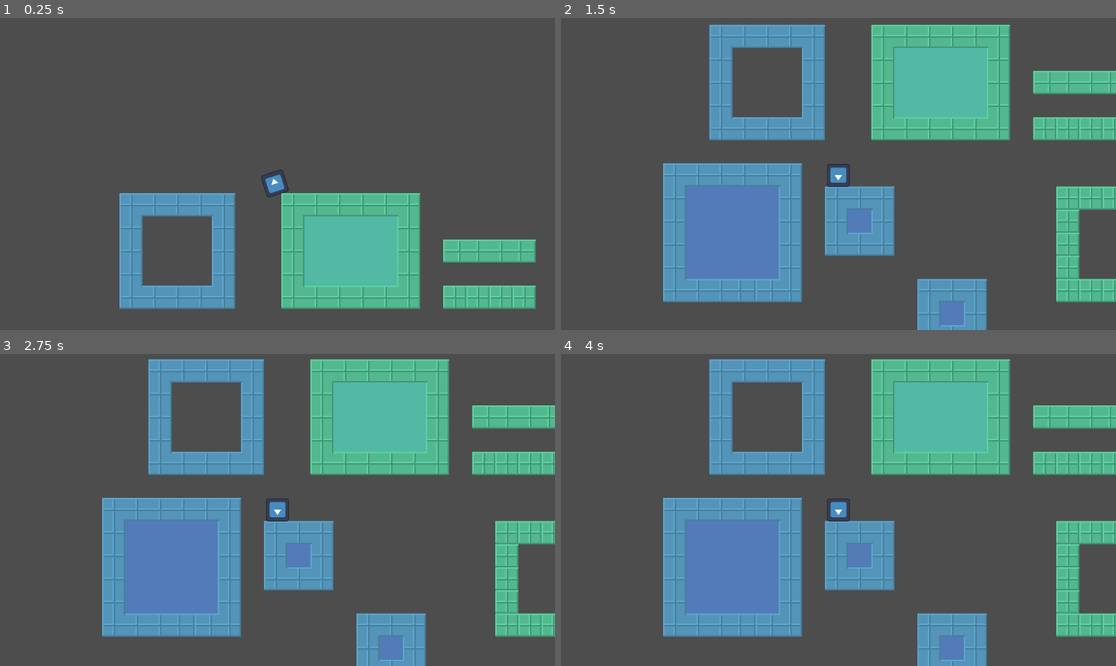
Above: before the commit, frames 1-4 (two rows, left to right).
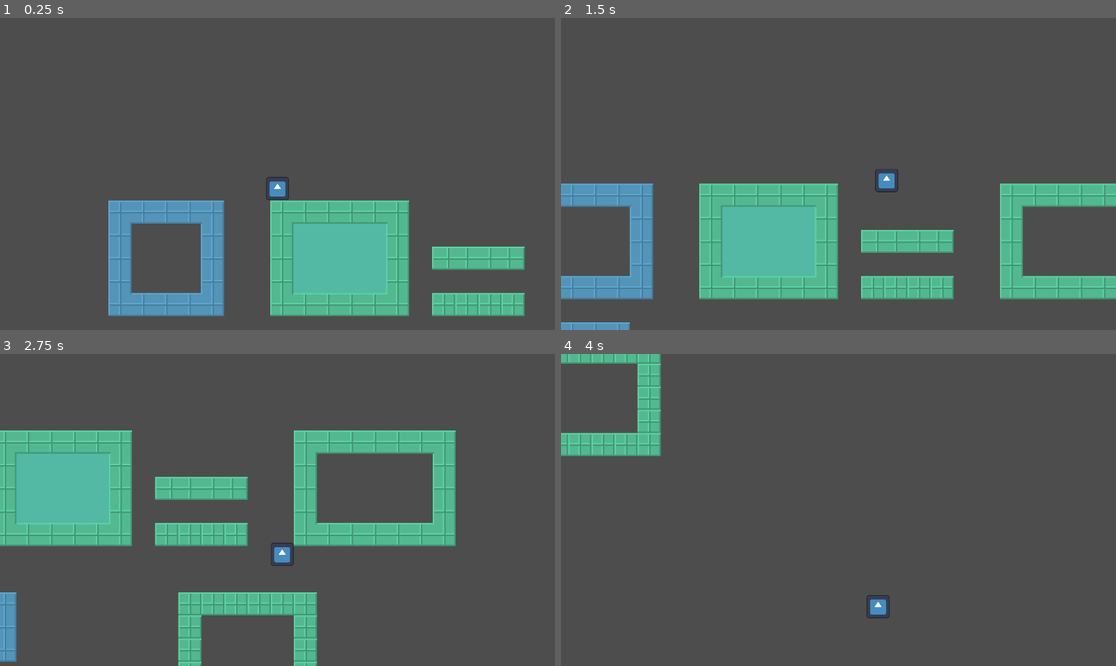
Above: after the commit, the same moments.

Repository: reneelias/Godot-2D-Platformer
Game: Godot game, scene res://main.tscn
Same seed, same stepped clock (60 frames per second), same inputs: the game is played once before the commit and once after it. The project has no main scene, so this scene is started directly. The engine's default icon, where the game draws it, is replaced by a stand-in: a white triangle on a blue panel in a dark square.
Inputs:
- Up to frame 1 (0.25 s): no input
- Up to frame 2 (1.5 s): hold D 0.53-1.28 s; hold A from 1.28 s (still down)
- Up to frame 3 (2.75 s): release A at 2.03 s; hold D from 2.03 s (still down)
- Up to frame 4 (4 s): release D at 3.53 s; hold A from 3.53 s (still down)

The runs differ from the first frame. In frame 1, 12% of the frame differs, in the area x 19-97%, y 48-96%; in frame 2, 45%; in frame 3, 49%, in the area x 0-100%, y 1-100%; in frame 4, 38%.

Commit message:
Added CharacterController

Diff:
--- /dev/null
+++ b/2d-platformer/CharacterController.gd
@@ -0,0 +1,14 @@
+extends CharacterBody2D
+
+var gravityScale := 9.81
+var moveSpeed := 5.0
+
+func _physics_process(delta):
+    velocity += Vector2(0, gravityScale)
+
+    if Input.is_key_pressed(KEY_A):
+        velocity -= Vector2(moveSpeed, 0)
+    if Input.is_key_pressed(KEY_D):
+        velocity += Vector2(moveSpeed, 0)
+
+    move_and_slide()
--- a/2d-platformer/main.tscn
+++ b/2d-platformer/main.tscn
@@ -1,7 +1,8 @@
-[gd_scene load_steps=6 format=4 uid="uid://b4do5snoudr7g"]
+[gd_scene load_steps=7 format=4 uid="uid://b4do5snoudr7g"]
 
 [ext_resource type="Texture2D" uid="uid://ds06l1jfhigal" path="res://Tiles.png" id="1_ig7tw"]
 [ext_resource type="Texture2D" uid="uid://bbxasgo6d7wqq" path="res://icon.svg" id="2_0xm2m"]
+[ext_resource type="Script" uid="uid://c71maiyhaww64" path="res://CharacterController.gd" id="2_h2yge"]
 
 [sub_resource type="TileSetAtlasSource" id="TileSetAtlasSource_0xm2m"]
 texture = ExtResource("1_ig7tw")
@@ -197,16 +198,17 @@
 tile_map_data = PackedByteArray("AAAFAAEAAAAAAAQAAAAFAAUAAAAAAAQAAAAGAAEAAAAAAAQAAAAGAAUAAAAAAAQAAAAHAAEAAAAAAAQAAAAHAA …(2256 unchanged characters)…
 tile_set = SubResource("TileSet_h2yge")
 
-[node name="RigidBody2D" type="RigidBody2D" parent="."]
-position = Vector2(-66, -116)
-
-[node name="CollisionShape2D" type="CollisionShape2D" parent="RigidBody2D"]
+[node name="CharacterBody2D" type="CharacterBody2D" parent="."]
+position = Vector2(-59, -121)
+script = ExtResource("2_h2yge")
+
+[node name="CollisionShape2D" type="CollisionShape2D" parent="CharacterBody2D"]
 shape = SubResource("RectangleShape2D_0xm2m")
 
-[node name="Sprite2D" type="Sprite2D" parent="RigidBody2D"]
+[node name="Sprite2D" type="Sprite2D" parent="CharacterBody2D"]
 scale = Vector2(0.125, 0.125)
 texture = ExtResource("2_0xm2m")
 
-[node name="Camera2D" type="Camera2D" parent="RigidBody2D"]
+[node name="Camera2D" type="Camera2D" parent="CharacterBody2D"]
 zoom = Vector2(3, 3)
 position_smoothing_enabled = true
Not shown, added: 2d-platformer/CharacterController.gd.uid
